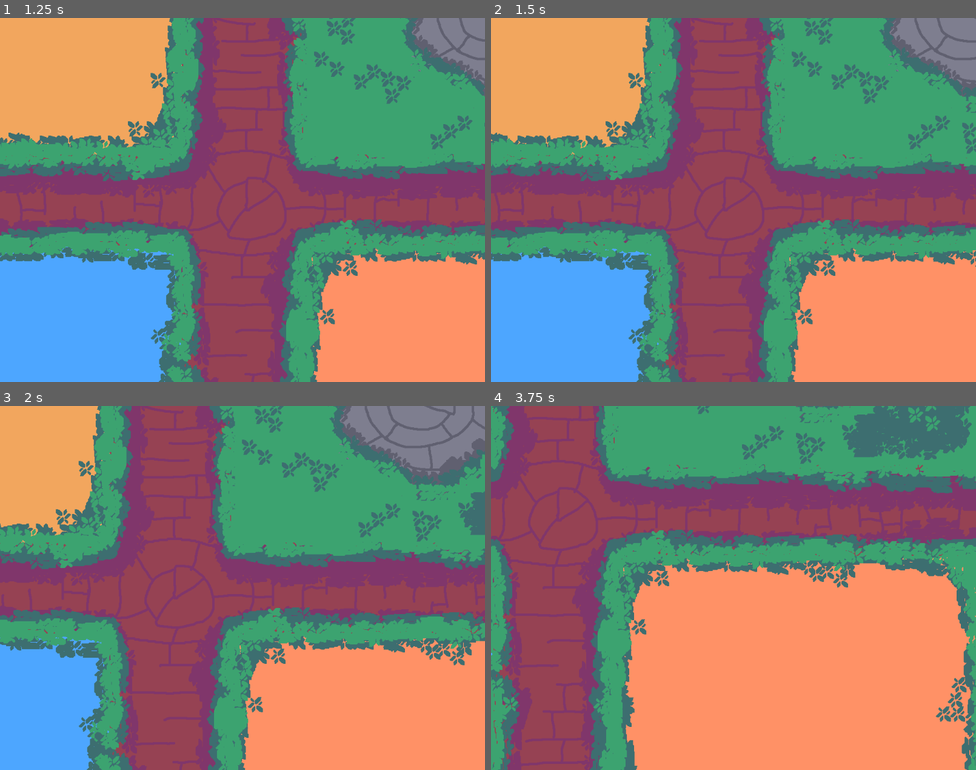
Above: before the commit, frames 1-4 (two rows, left to right).
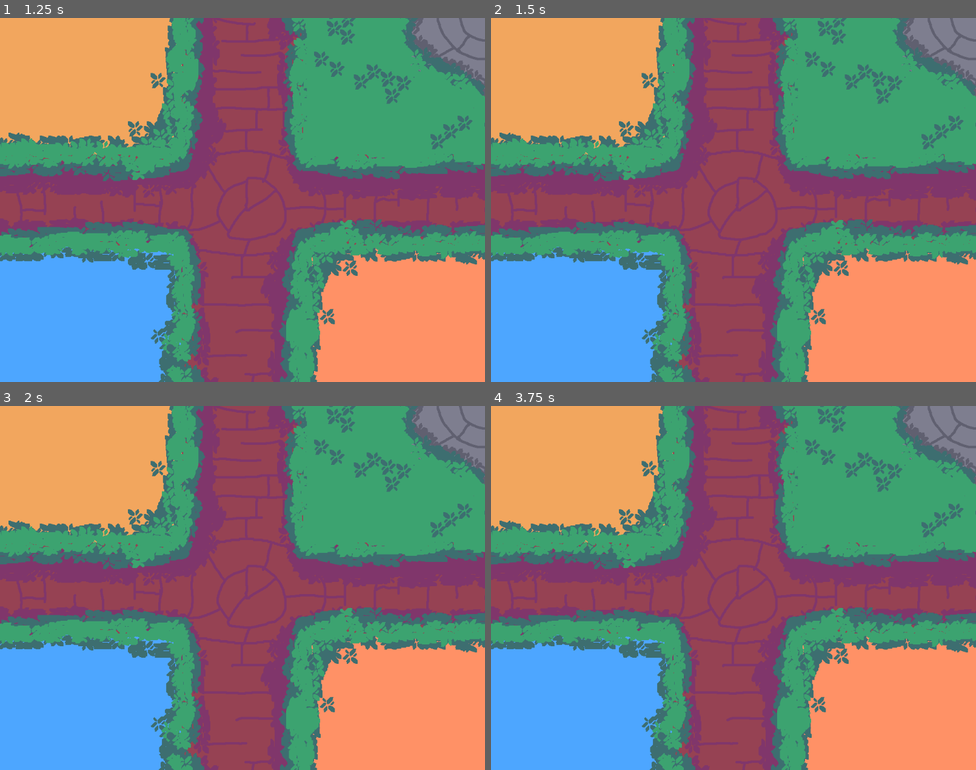
Above: after the commit, the same moments.

Repository: julesjung/pygarden
Game: Godot game, scene res://scenes/main_menu.tscn
Two runs of this game, one before a commit and one after it. Both use one fixed random seed, a clock stepped at 60 frames per second and the inputs below.
Inputs (mouse positions are in pixels of both pictures, inside the frame that each line leads up to):
- Up to frame 1 (1.25 s): click (87, 221) at 0.5 s
- Up to frame 2 (1.5 s): tap Enter at 1.25 s; move the mouse to (840, 181) at 1.27 s; hold Right (ui_right) from 1.28 s (still down); click (840, 181) at 1.42 s
- Up to frame 3 (2 s): keep holding Right (ui_right)
- Up to frame 4 (3.75 s): move the mouse to (636, 606) at 2.02 s; release Right (ui_right) at 2.03 s; hold Down (ui_down) 2.03-2.78 s; click (636, 606) at 2.17 s; move the mouse to (782, 507) at 2.77 s; hold Right (ui_right) 2.78-3.53 s; click (782, 507) at 2.92 s; move the mouse to (709, 660) at 3.52 s; hold Up (ui_up) from 3.53 s (still down); click (709, 660) at 3.67 s

Frame 1 is identical in both runs. In frame 2, 19% of the frame differs, in the area x 0-100%, y 0-100%; in frame 3, 45%; in frame 4, 78%.

Commit message:
feat(camera): zoom when user scrolls

Diff:
--- a/scenes/game.tscn
+++ b/scenes/game.tscn
@@ -4,12 +4,12 @@
 [ext_resource type="Texture2D" uid="uid://cdj46qof1gj56" path="res://assets/background.png" id="1_uwrxv"]
 [ext_resource type="Script" uid="uid://caddkgxbbfl8x" path="res://scripts/plant_data.gd" id="2_kvpfn"]
 [ext_resource type="PackedScene" uid="uid://dr8jy2nemm15j" path="res://scenes/save_manager.tscn" id="2_u5sy4"]
-[ext_resource type="PackedScene" uid="uid://ckbqf1vd3rob4" path="res://scenes/player.tscn" id="2_yqjtg"]
 [ext_resource type="PackedScene" uid="uid://clikwtp53mcuy" path="res://scenes/soundtrack_player.tscn" id="3_lnu2h"]
 [ext_resource type="Resource" uid="uid://cci75th5uf44g" path="res://assets/data/sakura.tres" id="4_dinhu"]
 [ext_resource type="Resource" uid="uid://bjejmw80cv4yi" path="res://assets/data/oak_tree.tres" id="5_iywne"]
 [ext_resource type="Resource" uid="uid://cmk1ohdaqfftu" path="res://assets/data/birch_tree.tres" id="5_kvuet"]
 [ext_resource type="Resource" uid="uid://kendf2gdi4cb" path="res://assets/data/pine_tree.tres" id="6_trtic"]
+[ext_resource type="Script" uid="uid://bv4kyfmcid1br" path="res://scripts/camera_2d.gd" id="11_dinhu"]
 [ext_resource type="PackedScene" uid="uid://bmqtrkfrtxvf3" path="res://scenes/pause_menu.tscn" id="11_kvpfn"]
 
 [node name="Game" type="Node2D" unique_id=1294033400]
@@ -26,19 +26,12 @@
 [node name="Background" type="Sprite2D" parent="." unique_id=762893731]
 texture = ExtResource("1_uwrxv")
 
-[node name="Player" parent="." unique_id=1945465975 instance=ExtResource("2_yqjtg")]
-
-[node name="Camera2D" type="Camera2D" parent="Player" unique_id=286987270]
-limit_left = -1024
-limit_top = -768
-limit_right = 1024
-limit_bottom = 768
-limit_smoothed = true
-position_smoothing_enabled = true
-position_smoothing_speed = 8.0
-
 [node name="SoundtrackPlayer" parent="." unique_id=985671060 instance=ExtResource("3_lnu2h")]
 
 [node name="PauseMenu" parent="." unique_id=260779349 instance=ExtResource("11_kvpfn")]
 
+[node name="Camera2D" type="Camera2D" parent="." unique_id=286987270]
+limit_enabled = false
+script = ExtResource("11_dinhu")
+
 [connection signal="save_pressed" from="PauseMenu" to="." method="_on_pause_menu_save_pressed"]
--- /dev/null
+++ b/scripts/camera_2d.gd
@@ -0,0 +1,35 @@
+extends Camera2D
+
+var is_panning := false
+var last_mouse_position = Vector2.ZERO
+var zoom_x = 1
+var zoom_y = 1
+
+func _input(event):
+	if event is InputEventMouseButton:
+		if event.button_index == MOUSE_BUTTON_RIGHT:
+			is_panning = event.is_pressed()
+			last_mouse_position = get_global_mouse_position()
+
+		if event.button_index == MOUSE_BUTTON_WHEEL_UP:
+			if zoom.x < 2 && zoom.y < 2:
+				var mouse_position = get_global_mouse_position()
+				var pre_zoom_value = zoom
+				zoom_x += 0.25
+				zoom_y += 0.25
+				zoom = Vector2(zoom_x, zoom_y)
+				position += (mouse_position - global_position) * (Vector2(1, 1) - pre_zoom_value / zoom)
+
+		if event.button_index == MOUSE_BUTTON_WHEEL_DOWN:
+			if zoom.x > 1 && zoom.y > 1:
+				var mouse_position = get_global_mouse_position()
+				var pre_zoom_value = zoom
+				zoom_x -= 0.25
+				zoom_y -= 0.25
+				zoom = Vector2(zoom_x, zoom_y)
+				position += (mouse_position - global_position) * (Vector2(1, 1) - pre_zoom_value / zoom)
+
+
+	if event is InputEventMouseMotion and is_panning:
+		var current = get_global_mouse_position()
+		offset += last_mouse_position - current
Not shown, added: scripts/camera_2d.gd.uid
